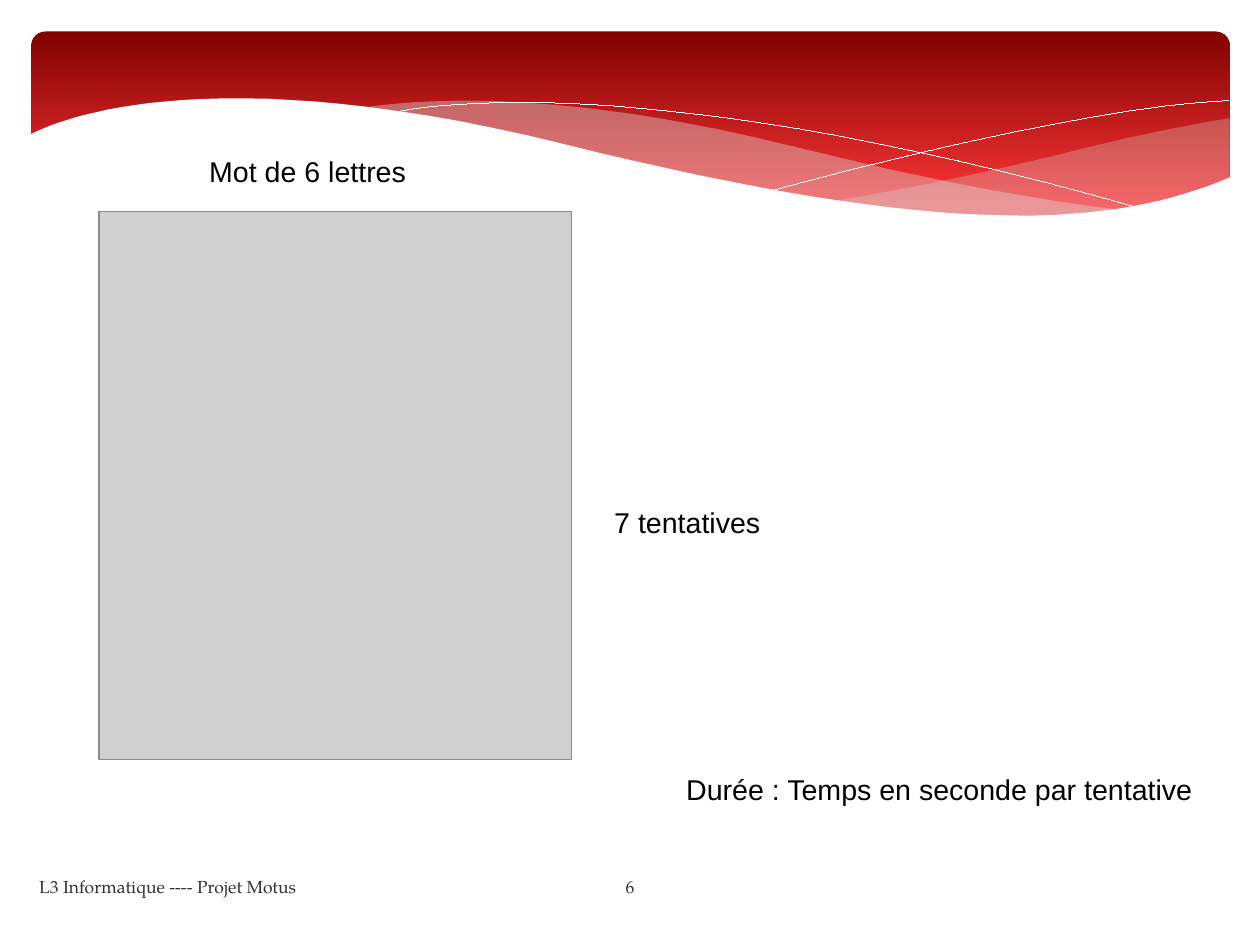
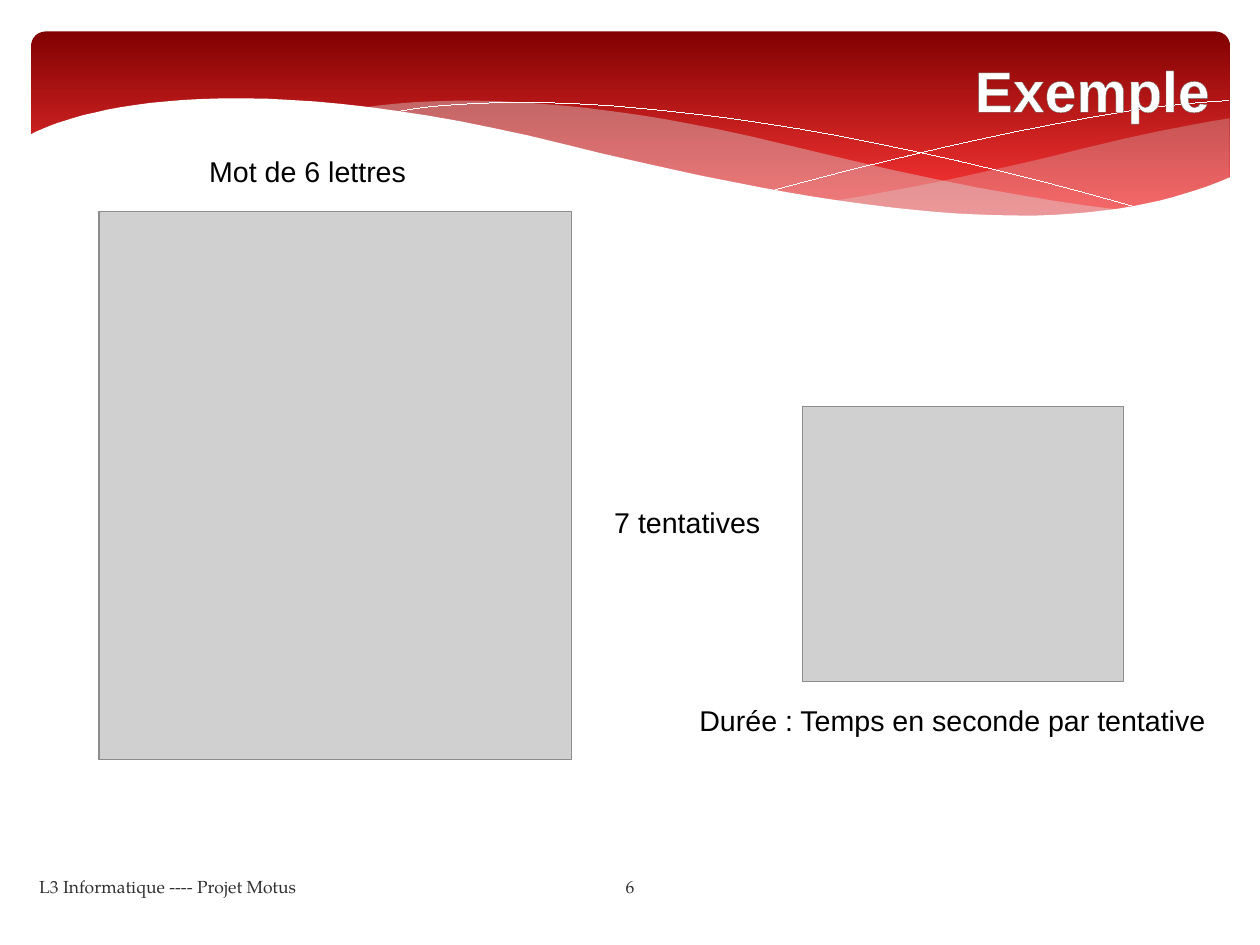
Before and after one commit to Yamihoshi/Projet-L3, a slide deck: slide 6 of powerpoint.pptx. Drawn at 1260x945 pixels with LibreOffice and Linux fonts; fonts in the diff are those of the drawing; grey boxes stand for pictures. Boxes give left, top, right and bottom in pixels: in the first picture for what was removed or moved away, otherwise in the second. Text is boxed around its words. In the diff, an @@ line names an element or a change of style, - is before the commit and + after.

```diff
--- a/powerpoint.pptx
+++ b/powerpoint.pptx
@@ text added at [975,71,1210,123], 36 pt, text #FFFFFF, bold @@
+Exemple
@@ picture added at [803,407,1124,683] @@
@@ text "Durée : Temps en seconde ...": place and size @@
-text "Durée : Temps en seconde ..." at [686,779,1192,806]
+text "Durée : Temps en seconde ..." at [699,710,1205,737]
```
Also in this commit, not shown: 11 other slides changed, 1 slide added, 1 slide removed, 1 other file.
